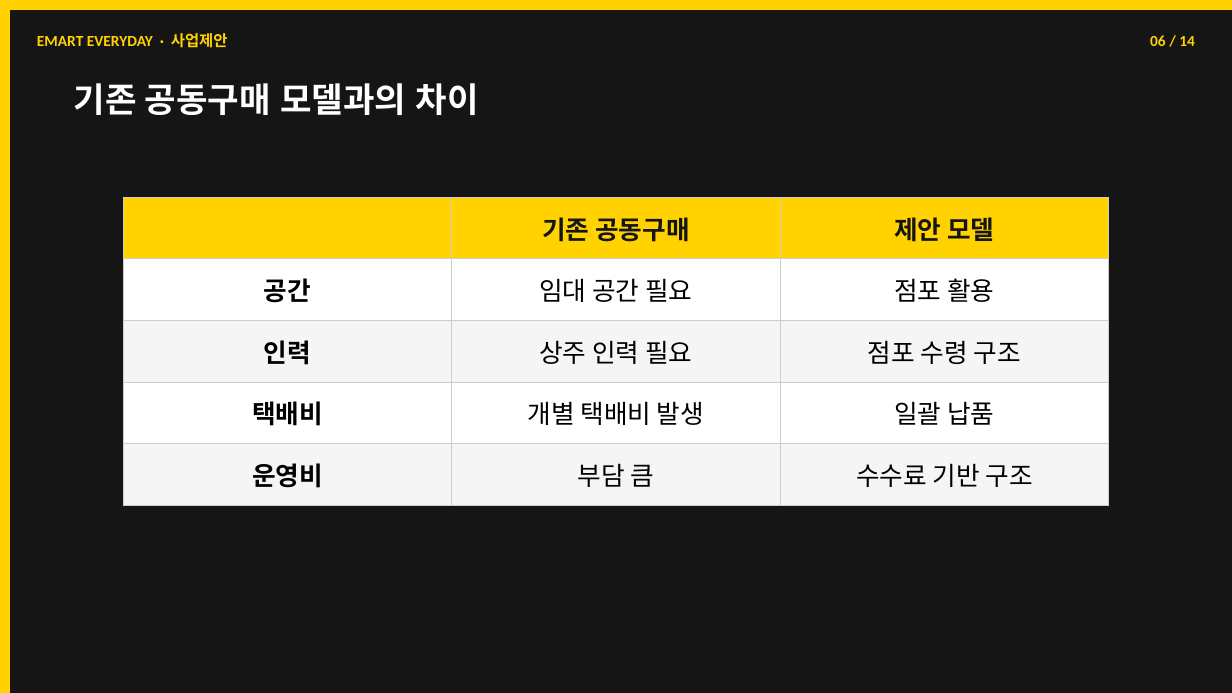
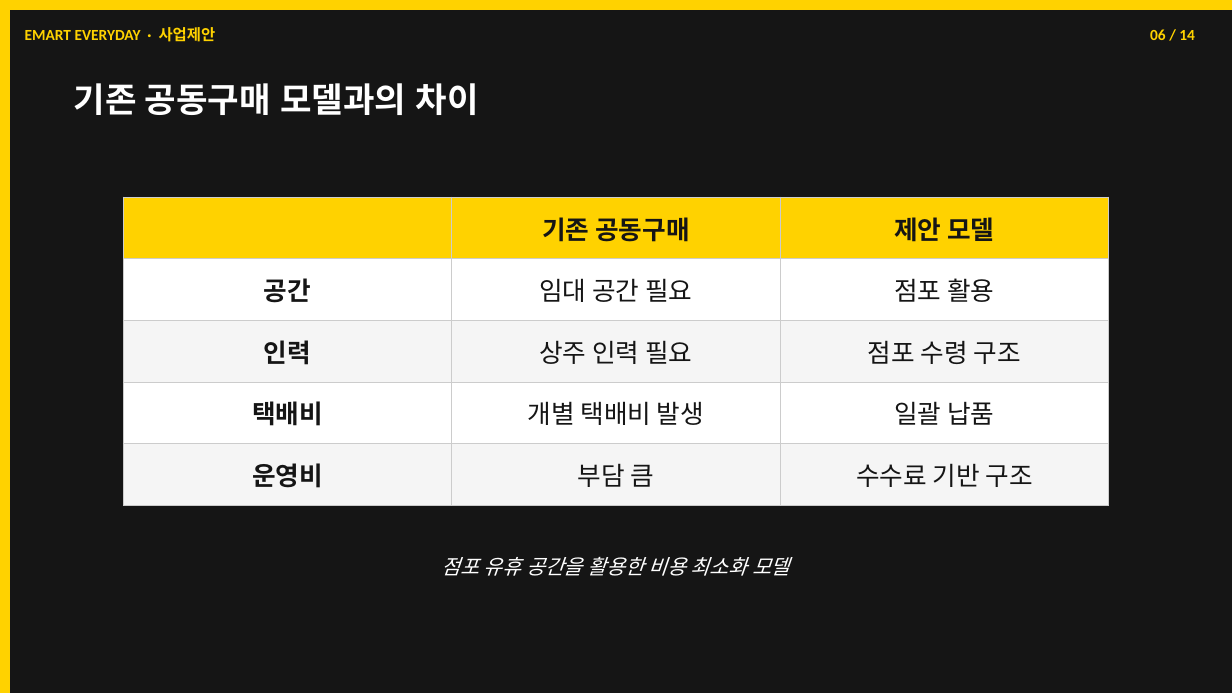
Before and after one commit to dhch777-maker/gagyebu, a slide deck: slide 6 of EMART/이마트에브리데이_사업제안서_v2_260301.pptx. Drawn at 1232x693 pixels with LibreOffice and Linux fonts; fonts in the diff are those of the drawing. Boxes give left, top, right and bottom in pixels: in the first picture for what was removed or moved away, otherwise in the second. Text is boxed around its words. In the diff, an @@ line names an element or a change of style, - is before the commit and + after.

```diff
--- a/EMART/이마트에브리데이_사업제안서_v2_260301.pptx
+++ b/EMART/이마트에브리데이_사업제안서_v2_260301.pptx
@@ text "EMART EVERYDAY · 사업제안": place and size @@
-text "EMART EVERYDAY · 사업제안" at [37, 33, 228, 48]
+text "EMART EVERYDAY · 사업제안" at [25, 27, 216, 42]
@@ text "06 / 14": place and size @@
-text "06 / 14" at [1150, 35, 1195, 46]
+text "06 / 14" at [1150, 29, 1195, 40]
@@ table at [123, 197, 1110, 505] @@
@@ text colour #000000 to #151515 in "공간", "임대 공간 필요", "점포 활용", "인력" and 8 more places @@
@@ text added at [442, 557, 790, 576], 12 pt, text #FFFFFF, italic @@
+점포 유휴 공간을 활용한 비용 최소화 모델
```
Also in this commit, not shown: 13 other slides changed, 1 other file.
